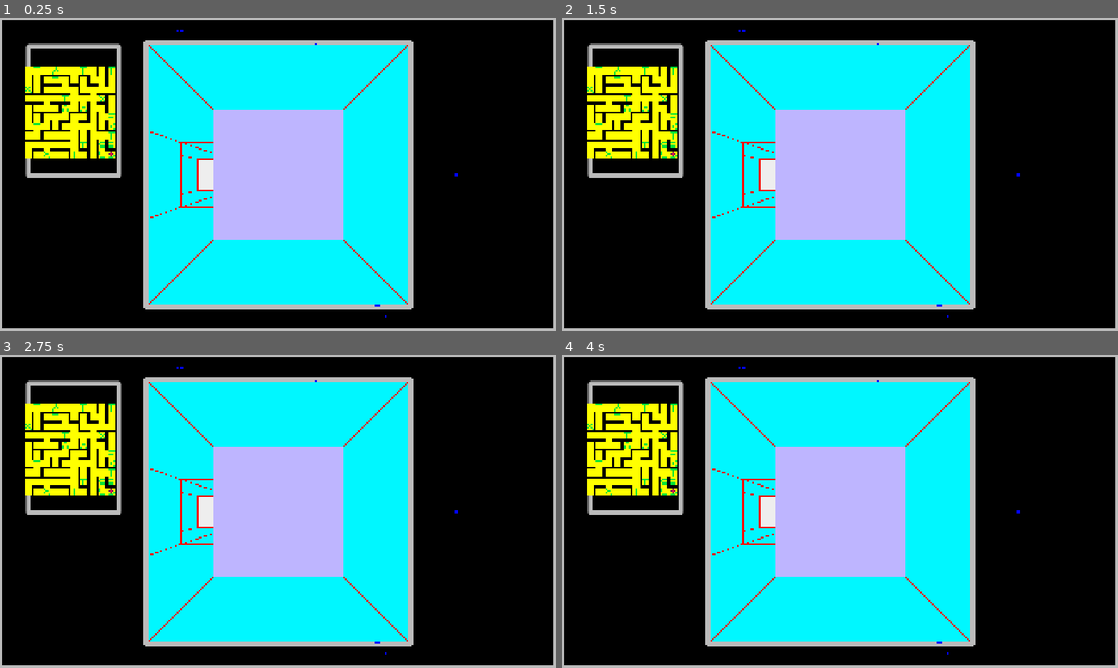
Above: before the commit, frames 1-4 (two rows, left to right).
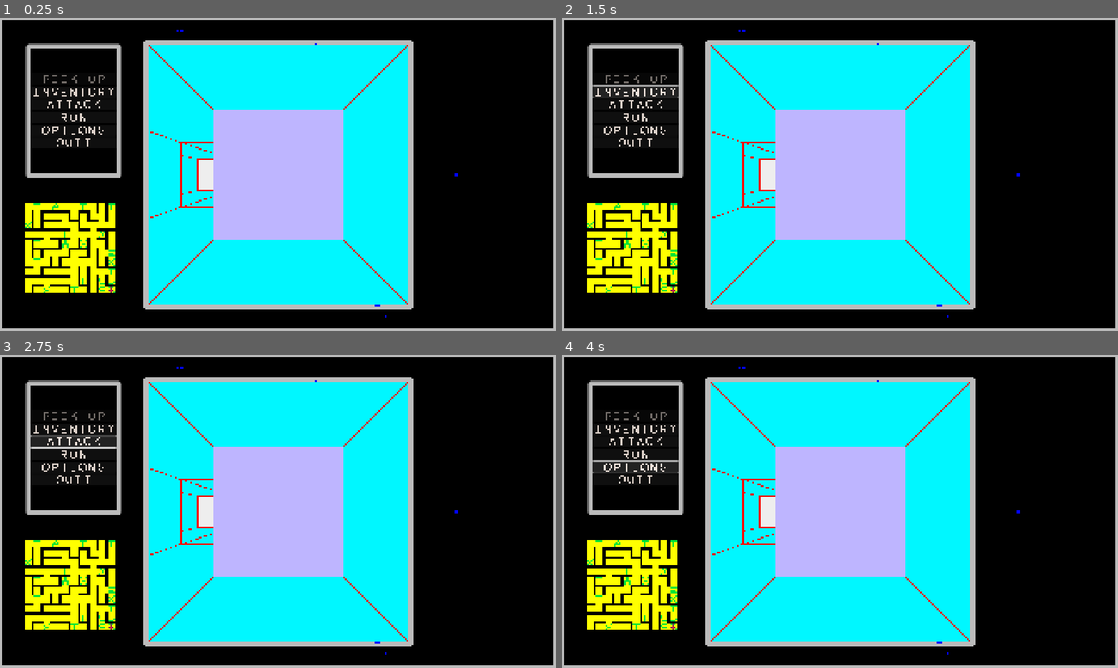
Above: after the commit, the same moments.

Repository: sym-z/arm-to-the-teeth
Game: Godot game, scene res://scenes/testing_level/testing_level.tscn
The game is run twice, just before and just after one commit, with the same random seed, the same clock (stepped at 60 frames per second) and the same inputs. The project has no main scene, so this scene is started directly.
Inputs (mouse positions are in pixels of both pictures, inside the frame that each line leads up to):
- Up to frame 1 (0.25 s): no input
- Up to frame 2 (1.5 s): click (634, 77) at 0.5 s, where only the run before the commit has a clickable "PICK UP"; click "INVENTORY" at 1.25 s
- Up to frame 3 (2.75 s): click "ATTACK" at 2 s
- Up to frame 4 (4 s): click "RUN" at 2.75 s; click "OPTIONS" at 3.5 s

The runs differ from the first frame. In frame 1, 7.4% of the frame differs, in the area x 4-21%, y 15-88%; in frame 2, 7.6%; in frame 3, 7.6%; in frame 4, 7.5%.

Commit message:
Player picks up items with context menu

Diff:
--- a/src/prefabs/player/player.gd
+++ b/src/prefabs/player/player.gd
@@ -9,7 +9,8 @@
 signal item_picked_up
 # Allows items/landmarks to be set after the player has spawned.
 signal player_spawned
-
+# Sends signal to UI to activate buttons and/or start battle.
+signal item_detected(item : Cell.TYPE, loc : Vector2i)
 # Inventory
 @export var tooth_count : int = 3
 @export var arm_count : int = 1
@@ -19,6 +20,10 @@
 func _ready():
 	pass # Replace with function body.
 
+# After the map has been generated, mark the player's starting position as their spawn point.
+func _on_map_map_generated():
+	map.world_map[position].contents = Cell.TYPE.SPAWN
+	player_spawned.emit()
 
 # Called every frame. 'delta' is the elapsed time since the previous frame.
 func _process(delta):
@@ -78,25 +83,48 @@
 	change_position.emit()
 	check_cell_content()
 
+#region Cell Types and Detection
 # Sees if the player is standing on anything, enemy, exit, etc.
-func check_cell_content():
+func check_cell_content() -> Cell.TYPE:
 	var curr_cell : Cell = map.world_map[position]
 	match curr_cell.contents:
 		Cell.TYPE.EMPTY:
-			return
+			item_detected.emit(Cell.TYPE.EMPTY, position)
+			return Cell.TYPE.EMPTY
 		Cell.TYPE.EXIT:
 			print("PLAYER ON EXIT!")
+			item_detected.emit(Cell.TYPE.EXIT, position)
+			return Cell.TYPE.EXIT
 		Cell.TYPE.SPAWN:
 			print("PLAYER ON SPAWN!")
+			item_detected.emit(Cell.TYPE.SPAWN, position)
+			return Cell.TYPE.SPAWN
 		Cell.TYPE.ARM:
 			print("PLAYER ON ARM!")
+			item_detected.emit(Cell.TYPE.ARM, position)
+			return Cell.TYPE.ARM
+		Cell.TYPE.TOOTH:
+			print("PLAYER ON TOOTH!")
+			item_detected.emit(Cell.TYPE.TOOTH, position)
+			return Cell.TYPE.TOOTH
+		Cell.TYPE.ENEMY:
+			print("PLAYER ON ENEMY!")
+			item_detected.emit(Cell.TYPE.ENEMY, position)
+			return Cell.TYPE.ENEMY
+	push_error("Current cell does not have detectable type in check_cell_type() in player.gd")
+	item_detected.emit(Cell.TYPE.EMPTY, position)
+	return Cell.TYPE.EMPTY
+
+func pick_up(type : Cell.TYPE):
+	var curr_cell : Cell = map.world_map[position]
+	match type:
+		Cell.TYPE.ARM:
 			if arm_count < ARM_MAX:
 				arm_count += 1
 				map.make_cell_empty(curr_cell)
 				item_picked_up.emit()
 				print("PICKED UP ARM! PLAYER NOW HOLDS ", arm_count, " ARMS!")
 		Cell.TYPE.TOOTH:
-			print("PLAYER ON TOOTH!")
 			# Check if the player has room
 			if tooth_count < TOOTH_MAX:
 				# Add to inventory
@@ -105,11 +133,5 @@
 				map.make_cell_empty(curr_cell)
 				item_picked_up.emit()
 				print("PICKED UP TOOTH! PLAYER NOW HOLDS ", tooth_count, " TEETH!")
-		Cell.TYPE.ENEMY:
-			print("PLAYER ON ENEMY!")
 
-
-# After the map has been generated, mark the player's starting position as their spawn point.
-func _on_map_map_generated():
-	map.world_map[position].contents = Cell.TYPE.SPAWN
-	player_spawned.emit()
+#endregion
--- /dev/null
+++ b/src/prefabs/ui/ui.gd
@@ -0,0 +1,52 @@
+extends CanvasLayer
+
+@export var player : Node
+@export var map : Node
+
+@export_category("Context Menu Buttons")
+@export var pickup_button : Button
+
+var item_to_pick : Cell.TYPE = Cell.TYPE.EMPTY
+# Called when the node enters the scene tree for the first time.
+func _ready():
+	pass # Replace with function body.
+
+# Because this is a global script, work should start only when the map is done filling.
+func _on_map_map_filled():
+	pickup_button.disabled = true
+
+
+# Called every frame. 'delta' is the elapsed time since the previous frame.
+func _process(delta):
+	pass
+
+
+func _on_player_item_detected(item, loc):
+	match item:
+		Cell.TYPE.EMPTY:
+			pickup_button.disabled = true
+			item_to_pick = Cell.TYPE.EMPTY
+		Cell.TYPE.SPAWN:
+			pickup_button.disabled = true
+			item_to_pick = Cell.TYPE.SPAWN
+		Cell.TYPE.EXIT:
+			pickup_button.disabled = true
+			item_to_pick = Cell.TYPE.EXIT
+		Cell.TYPE.ARM:
+			pickup_button.disabled = false
+			item_to_pick = Cell.TYPE.ARM
+		Cell.TYPE.TOOTH:
+			pickup_button.disabled = false
+			item_to_pick = Cell.TYPE.TOOTH
+		Cell.TYPE.ENEMY:
+			pickup_button.disabled = true
+			item_to_pick = Cell.TYPE.ENEMY
+
+func _on_player_item_picked_up():
+	pickup_button.disabled = true
+	item_to_pick = Cell.TYPE.EMPTY
+
+#region Context Menu Button Presses
+func _on_pick_up_pressed():
+	player.pick_up(item_to_pick)
+#endregion
--- a/src/prefabs/ui/ui.tscn
+++ b/src/prefabs/ui/ui.tscn
@@ -1,12 +1,15 @@
-[gd_scene load_steps=5 format=3 uid="uid://ceq7clgkyer44"]
+[gd_scene load_steps=6 format=3 uid="uid://ceq7clgkyer44"]
 
+[ext_resource type="Script" uid="uid://cloum0k0ggqel" path="res://prefabs/ui/ui.gd" id="1_gxjsb"]
 [ext_resource type="Texture2D" uid="uid://d1kgxu002itbw" path="res://assets/visual/ui/prototype_ui.png" id="1_tlstp"]
 [ext_resource type="Theme" uid="uid://c4hxwvlb3lk68" path="res://themes/context_menu/margin_container/context_menu_margin_container.tres" id="2_4ieor"]
 [ext_resource type="Theme" uid="uid://c2mywnu4h8hvj" path="res://Themes/context_menu/margin_container/Panel/context_menu_panel_theme.tres" id="3_htiv7"]
 [ext_resource type="Theme" uid="uid://damqods5iq1r8" path="res://Themes/context_menu/margin_container/button/context_menu_button_theme.tres" id="4_htiv7"]
 
-[node name="UI" type="CanvasLayer"]
+[node name="UI" type="CanvasLayer" node_paths=PackedStringArray("pickup_button")]
 layer = -1
+script = ExtResource("1_gxjsb")
+pickup_button = NodePath("Context Menu/Button Container/Pick Up")
 
 [node name="Background" type="TextureRect" parent="."]
 offset_right = 40.0
@@ -58,3 +61,5 @@
 layout_mode = 2
 theme = ExtResource("4_htiv7")
 text = "QUIT"
+
+[connection signal="pressed" from="Context Menu/Button Container/Pick Up" to="." method="_on_pick_up_pressed"]
--- a/src/project.godot
+++ b/src/project.godot
@@ -17,6 +17,7 @@
 [autoload]
 
 Globals="*res://scripts/globals.gd"
+UI="*res://prefabs/ui/ui.gd"
 
 [display]
 
--- a/src/scenes/testing_level/testing_level.tscn
+++ b/src/scenes/testing_level/testing_level.tscn
@@ -15,7 +15,7 @@
 player = NodePath("../Player")
 
 [node name="Debug Visualizer" parent="." node_paths=PackedStringArray("player", "map_node") instance=ExtResource("2_tt45j")]
-position = Vector2(96, 181)
+position = Vector2(96, 650)
 scale = Vector2(4, 4)
 player = NodePath("../Player")
 map_node = NodePath("../Map")
@@ -28,10 +28,13 @@
 map = NodePath("../Map")
 player = NodePath("../Player")
 
-[node name="UI" parent="." instance=ExtResource("6_ped82")]
+[node name="UI" parent="." node_paths=PackedStringArray("player", "map") instance=ExtResource("6_ped82")]
+player = NodePath("../Player")
+map = NodePath("../Map")
 
 [connection signal="map_filled" from="Map" to="Debug Visualizer" method="_on_map_map_filled"]
 [connection signal="map_filled" from="Map" to="Dungeon Viewport" method="_on_map_map_filled"]
+[connection signal="map_filled" from="Map" to="UI" method="_on_map_map_filled"]
 [connection signal="map_generated" from="Map" to="." method="_on_map_map_generated"]
 [connection signal="map_generated" from="Map" to="Player" method="_on_map_map_generated"]
 [connection signal="map_generated" from="Map" to="Dungeon Viewport" method="_on_map_map_generated"]
@@ -39,6 +42,8 @@
 [connection signal="change_facing" from="Player" to="Dungeon Viewport" method="_on_player_change_facing"]
 [connection signal="change_position" from="Player" to="Debug Visualizer" method="_on_player_change_position"]
 [connection signal="change_position" from="Player" to="Dungeon Viewport" method="_on_player_change_position"]
+[connection signal="item_detected" from="Player" to="UI" method="_on_player_item_detected"]
 [connection signal="item_picked_up" from="Player" to="Debug Visualizer" method="_on_player_item_picked_up"]
 [connection signal="item_picked_up" from="Player" to="Dungeon Viewport" method="_on_player_item_picked_up"]
+[connection signal="item_picked_up" from="Player" to="UI" method="_on_player_item_picked_up"]
 [connection signal="player_spawned" from="Player" to="Map" method="_on_player_player_spawned"]
Not shown, added: src/prefabs/ui/ui.gd.uid
Not shown, changed: docs/TODO.md
